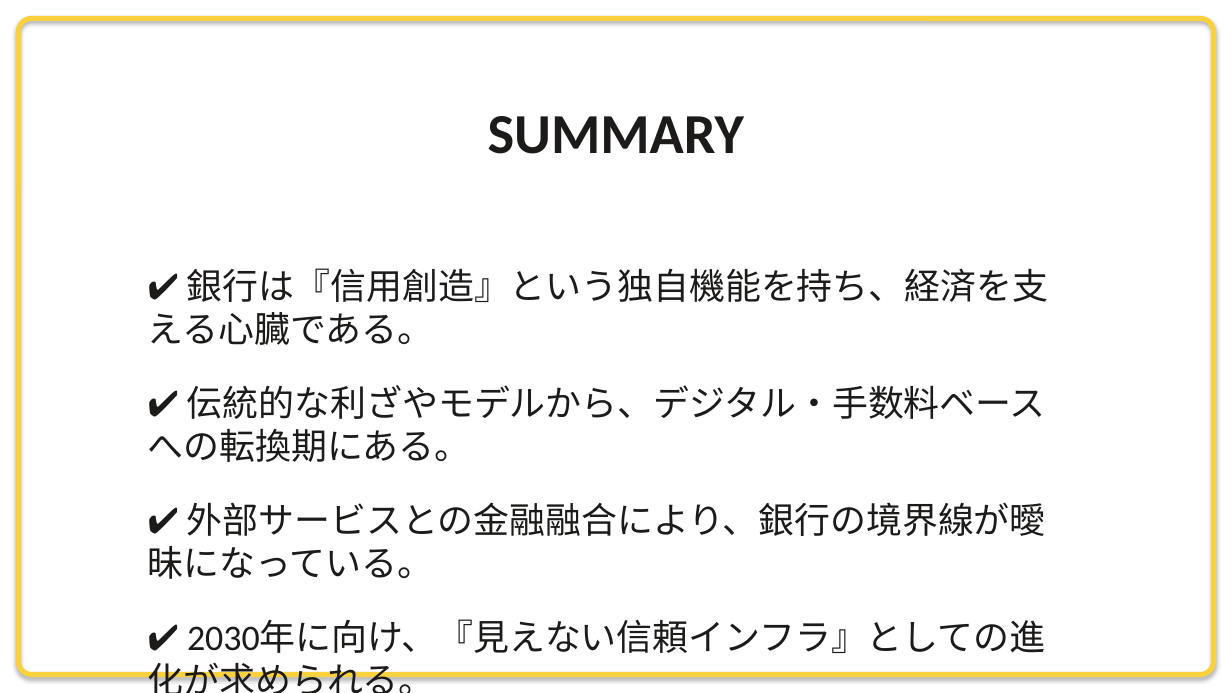
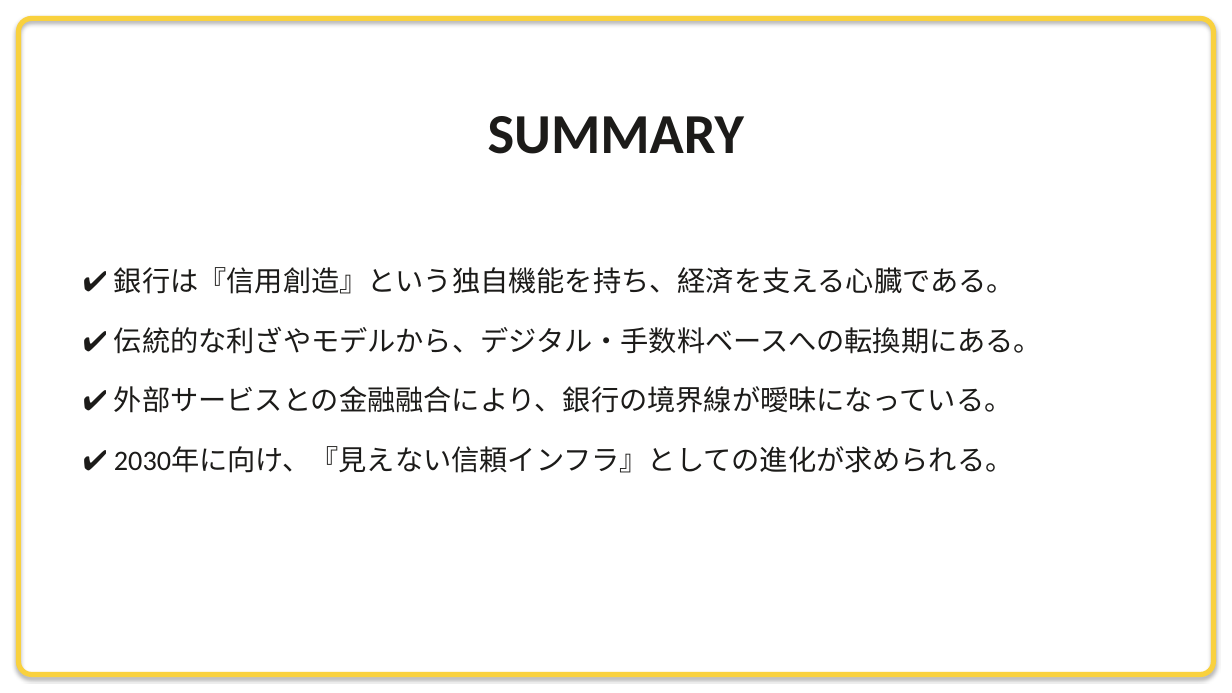
Before and after one commit to xilicrysta/bank-pptx, a slide deck: slide 24 of design-strategy/bank_strategy_presentation.pptx. Drawn at 1232x693 pixels with LibreOffice and Linux fonts; fonts in the diff are those of the drawing. Boxes give left, top, right and bottom in pixels: in the first picture for what was removed or moved away, otherwise in the second. Text is boxed around its words. In the diff, an @@ line names an element or a change of style, - is before the commit and + after.

Commit message:
Fix SUMMARY slide text overflow by enabling word wrap and adjusting layout (s)

```diff
--- a/design-strategy/bank_strategy_presentation.pptx
+++ b/design-strategy/bank_strategy_presentation.pptx
@@ text "✔ 銀行は『信用創造』という独自機能を持ち、経済を支える心臓である。": place and size @@
-text "✔ 銀行は『信用創造』という独自機能を持ち、経済を支える心臓である。" at bbox=[148, 268, 1048, 653]
+text "✔ 銀行は『信用創造』という独自機能を持ち、経済を支える心臓である。" at bbox=[114, 267, 1042, 473]
@@ text "✔ 銀行は『信用創造』という独自機能を持ち、経済を支える心臓である。" at bbox=[114, 267, 1042, 473]: size 28 to 22 pt; less space between paragraphs @@
```
Also in this commit, not shown: 13 other slides changed, 1 other file.
